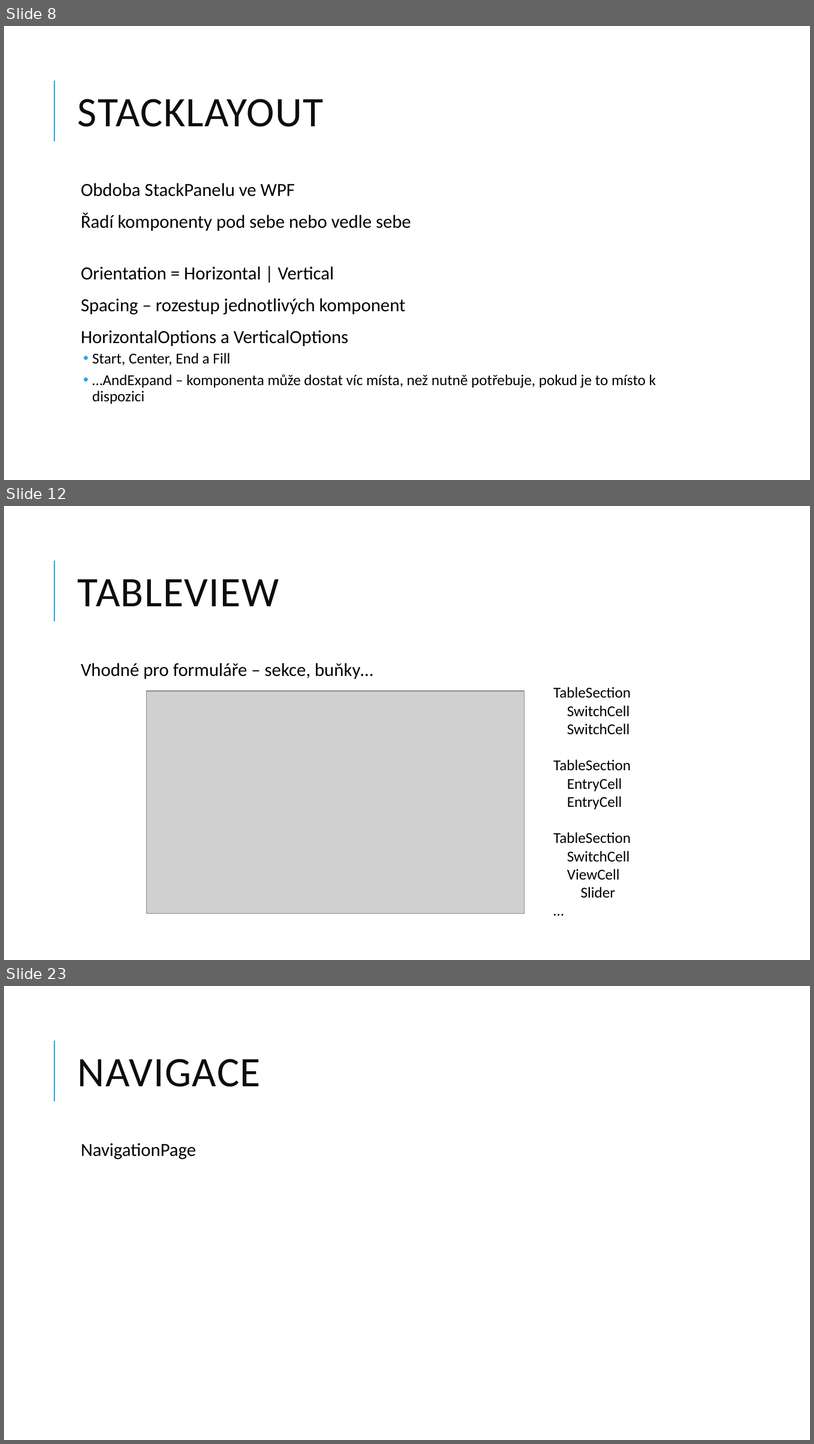
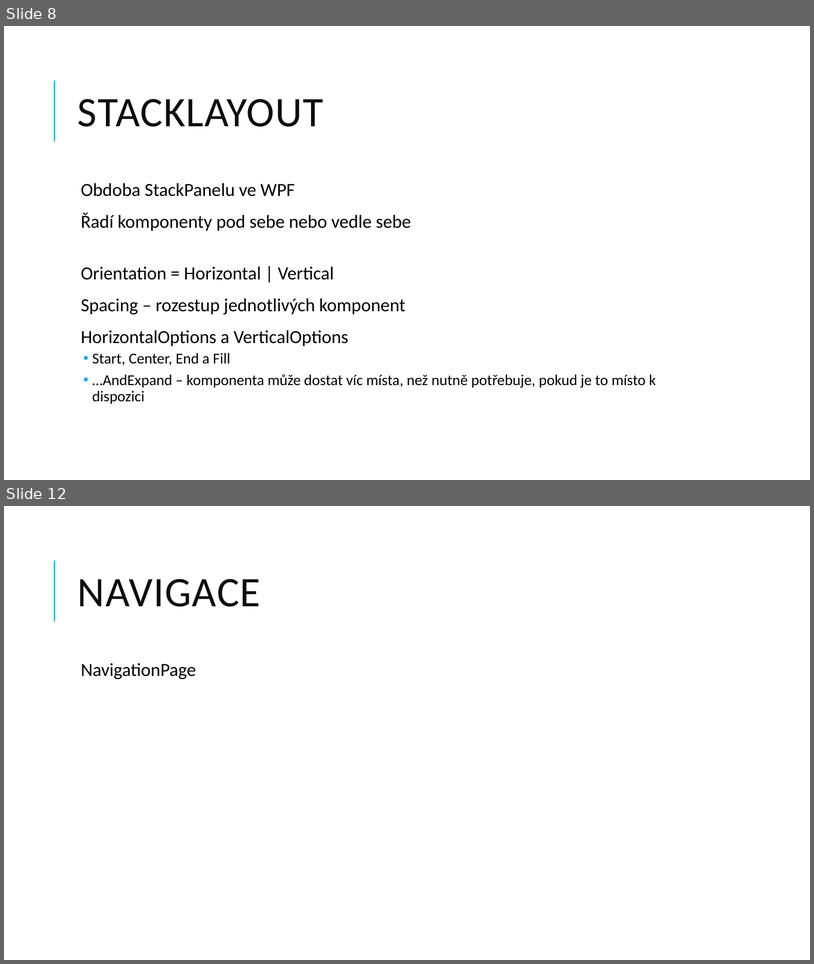
Before and after one commit to jasho/pv239-maui, a slide deck: 02_Design/PV239-Xamarin-02_Design.pptx. Shown one above the other, each under a label of ours: slides 8, 12 and 23 before the commit, slides 8 and 12 after it; the slides between them are not shown. The pictures are 814x1444 and 814x964 pixels, drawn with LibreOffice and Linux fonts; fonts in the diff are those of the drawing; grey boxes stand for pictures. Boxes give left, top, right and bottom in pixels: in the first picture for what was removed or moved away, otherwise in the second. Text is boxed around its words. In the diff, an @@ line names an element or a change of style, - is before the commit and + after.

```diff
--- a/02_Design/PV239-Xamarin-02_Design.pptx
+++ b/02_Design/PV239-Xamarin-02_Design.pptx
@@ slide 12 removed at (x1=4, y1=506, x2=810, y2=960), background #FFFFFF; not listed: 1 template element that a slide beside it also shows @@
@@ title removed at (x1=78, y1=579, x2=279, y2=606) @@
-TABLEVIEW
@@ text removed at (x1=81, y1=663, x2=374, y2=679) @@
-  Vhodné pro formuláře – sekce, buňky…
@@ picture removed at (x1=146, y1=691, x2=524, y2=914) @@
@@ text removed at (x1=554, y1=687, x2=631, y2=897) @@
-TableSection
-SwitchCell
-SwitchCell
-TableSection
-EntryCell
-EntryCell
-TableSection
-SwitchCell
-ViewCell
-Slider
-…
@@ what was slide 23 is now slide 12 @@
```
Also in this commit, not shown: 2 slides changed, 10 other slides removed, 1 other file.
